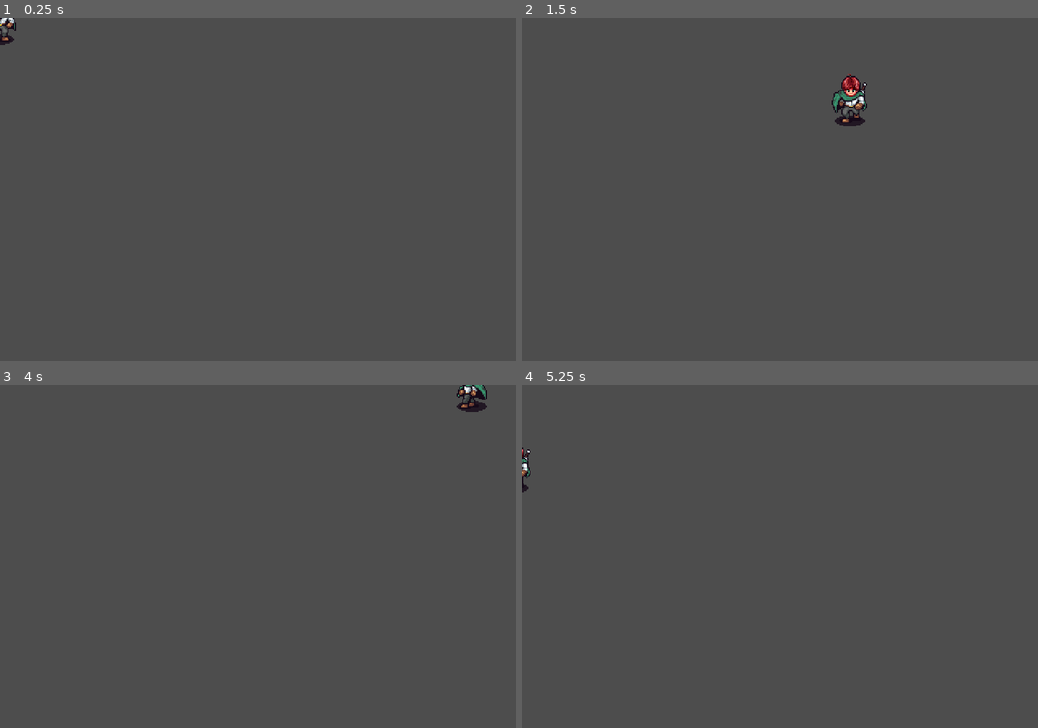
Above: before the commit, frames 1-4 (two rows, left to right).
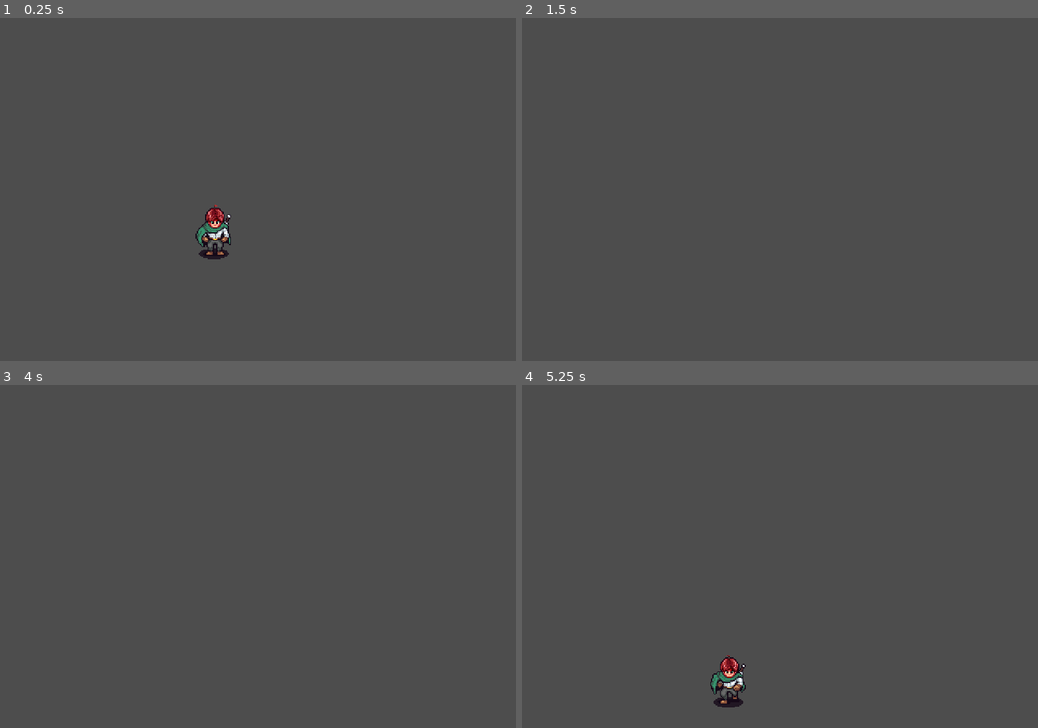
Above: after the commit, the same moments.

Repository: WhiteLicorice/gdd-2d-aarpg
Game: Godot game, scene res://scenes/playground.tscn
Same seed, same stepped clock (60 frames per second), same inputs: the game is played once before the commit and once after it. Before the commit the project starts from res://playground.tscn.
Inputs:
- Up to frame 1 (0.25 s): no input
- Up to frame 2 (1.5 s): hold D (right) 0.53-1.28 s; hold S (down) from 1.28 s (still down)
- Up to frame 3 (4 s): release S (down) at 2.03 s; hold D (right) 2.03-2.78 s; tap Enter at 2.75 s; hold W (up) 2.78-3.53 s; tap Space at 3.5 s; hold A (left) from 3.53 s (still down)
- Up to frame 4 (5.25 s): release A (left) at 5.03 s; hold S (down) from 5.03 s (still down)

The runs differ from the first frame. In frame 1, 0.9% of the frame differs, in the area x 0-45%, y 0-71%; in frame 2, 0.7%; in frame 3, 0.3%; in frame 4, 0.8%.

Commit message:
debt: some slight rearranging

Diff:
--- a/playground.tscn
+++ /dev/null
@@ -1,7 +0,0 @@
-[gd_scene load_steps=2 format=3 uid="uid://wgf5stsrwi40"]
-
-[ext_resource type="PackedScene" uid="uid://bun2vuc7jg56c" path="res://scenes/player.tscn" id="1_wt17y"]
-
-[node name="Playground" type="Node2D"]
-
-[node name="Player" parent="." instance=ExtResource("1_wt17y")]
--- a/project.godot
+++ b/project.godot
@@ -11,7 +11,7 @@
 [application]
 
 config/name="AARPG"
-run/main_scene="res://playground.tscn"
+run/main_scene="res://scenes/playground.tscn"
 config/features=PackedStringArray("4.5", "GL Compatibility")
 config/icon="res://icon.svg"
 
--- /dev/null
+++ b/scenes/playground.tscn
@@ -0,0 +1,8 @@
+[gd_scene load_steps=2 format=3 uid="uid://wgf5stsrwi40"]
+
+[ext_resource type="PackedScene" uid="uid://bun2vuc7jg56c" path="res://scenes/player.tscn" id="1_hddm4"]
+
+[node name="Playground" type="Node2D"]
+
+[node name="Player" parent="." instance=ExtResource("1_hddm4")]
+position = Vector2(200, 200)
--- a/scripts/player/player_state_machine.gd
+++ b/scripts/player/player_state_machine.gd
@@ -18,7 +18,9 @@
 func _unhandled_input(event: InputEvent) -> void:
 	change_state(current_state.take_input(event))
 
-## Attempts to change to a new State. If so, runs the new State's enter method and the old state's exit method. Otherwise, does nothing.
+## Attempts to change to a new State.
+## If so, runs the new State's enter method and the old state's exit method.
+## Otherwise, does nothing.
 func change_state(new_state: State) -> void:
 	if (new_state == null || new_state == current_state):
 		return
@@ -28,7 +30,8 @@
 	current_state = new_state
 	current_state.enter()
 
-## Fetches all States attached to some Player object and sets the top-most state to be the initial state.
+## Fetches all States attached to some Player object
+## and sets the top-most state to be the initial state.
 func initialize_states(player: Player) -> void:
 	states = []
 	for c in get_children():
